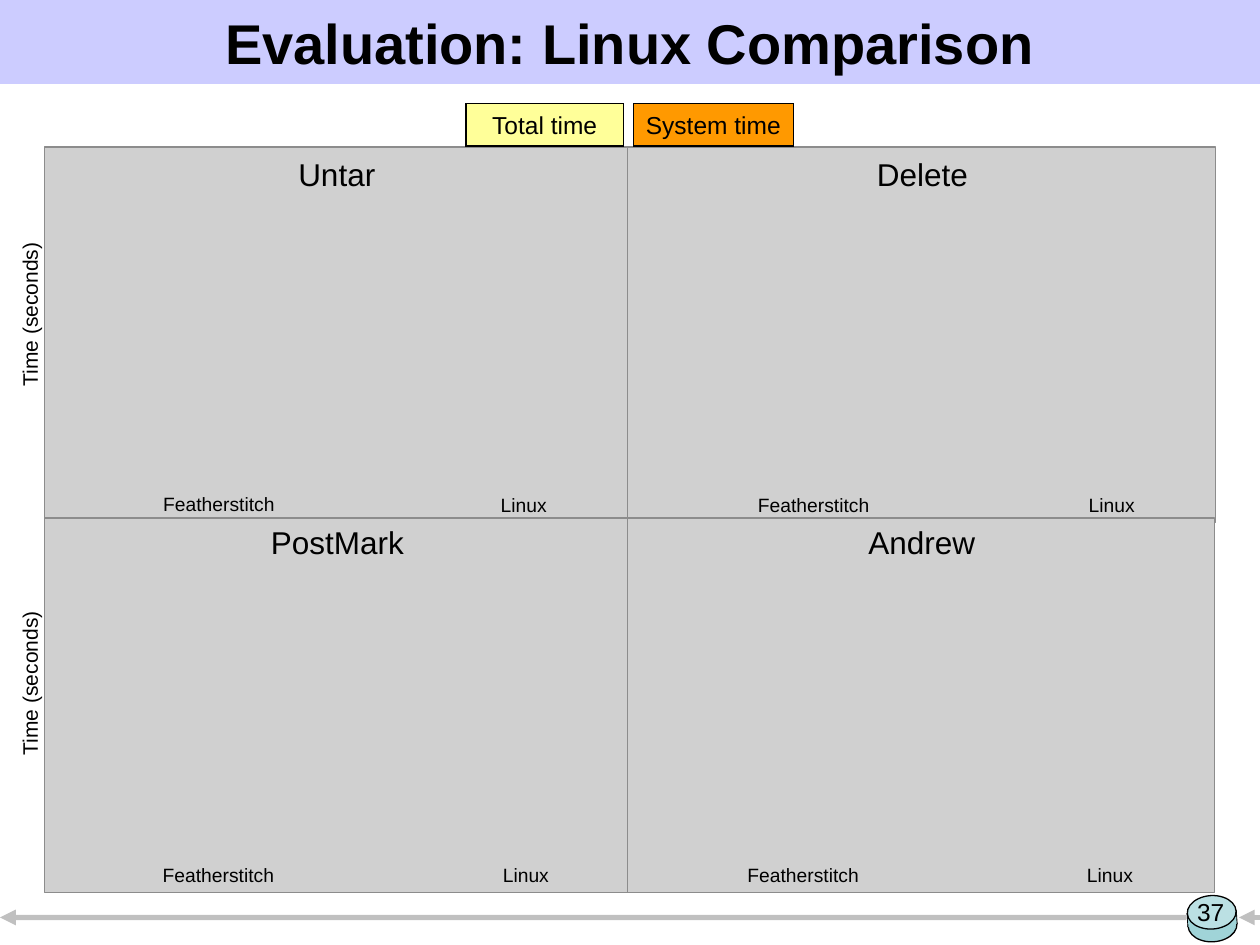
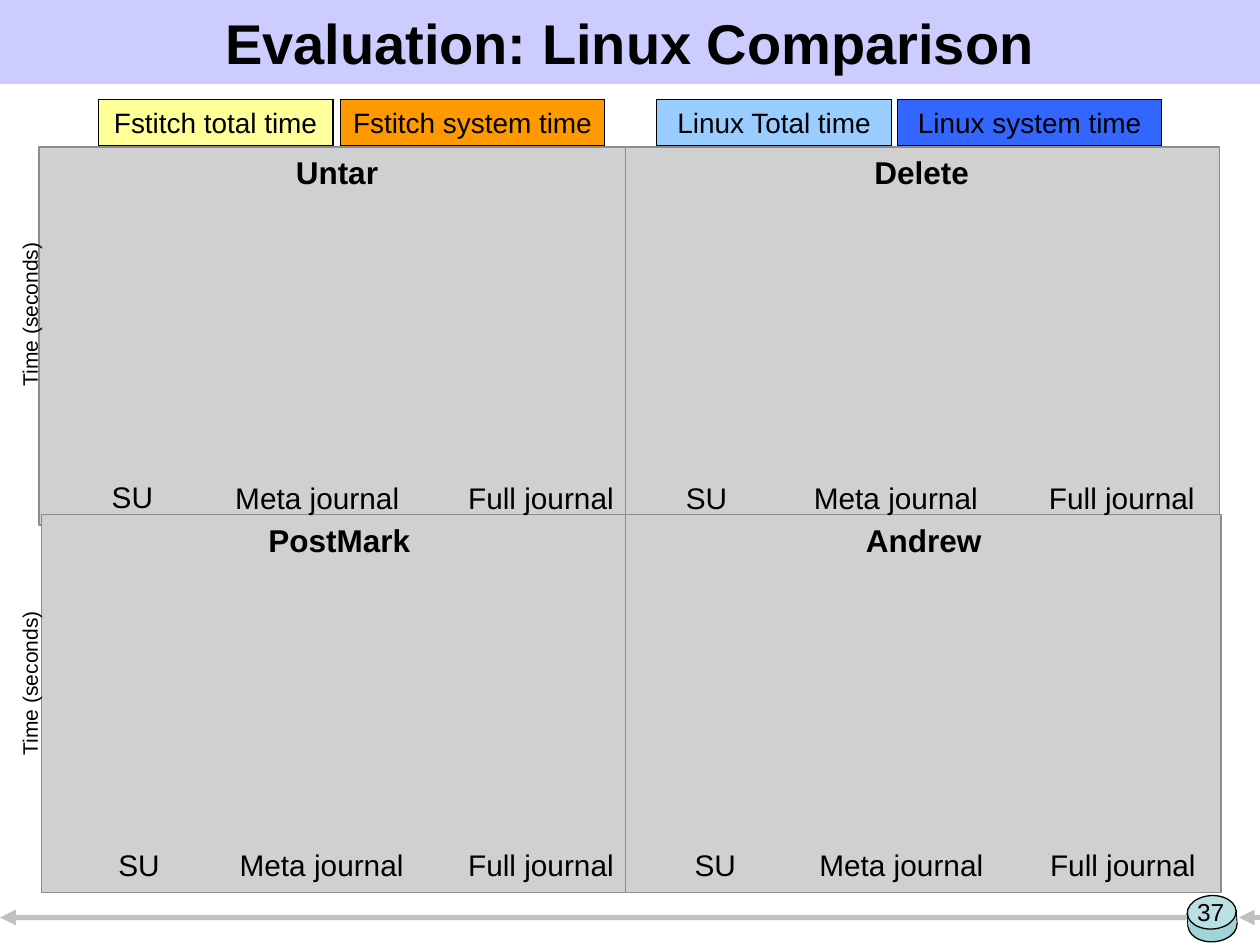
Before and after one commit to ucla-readable/fstitch-doc, a slide deck: slide 37 of sosp/pres.ppt. Drawn at 1260x945 pixels with LibreOffice and Linux fonts; fonts in the diff are those of the drawing; grey boxes stand for pictures. Boxes give left, top, right and bottom in pixels: in the first picture for what was removed or moved away, otherwise in the second. Text is boxed around its words. In the diff, an @@ line names an element or a change of style, - is before the commit and + after.

```diff
--- a/sosp/pres.ppt
+++ b/sosp/pres.ppt
@@ rectangle added at (x1=98, y1=100, x2=333, y2=146), fill #FFFF99, outline #000000 0.74 pt, 16 pt, text #000000 @@
+Fstitch total time
@@ rectangle "Fstitch system time" resized from (x1=634, y1=103, x2=794, y2=146) to (x1=340, y1=100, x2=604, y2=146) @@
@@ text in rectangle at (x1=353, y1=112, x2=592, y2=138): text changed; size 14 to 16 pt @@
-System time
+Fstitch system time
@@ rectangle "Linux Total time" resized from (x1=466, y1=103, x2=624, y2=146) to (x1=656, y1=100, x2=891, y2=146) @@
@@ rectangle "Linux Total time" at (x1=656, y1=100, x2=891, y2=146): fill #FFFF99 to #99CCFF @@
@@ text in rectangle at (x1=677, y1=112, x2=871, y2=134): text changed; size 14 to 16 pt @@
-Total time
+Linux Total time
@@ rectangle added at (x1=898, y1=100, x2=1163, y2=146), fill #3366FF, outline #000000 0.74 pt, 16 pt, text #000000 @@
+Linux system time
@@ picture resized from (x1=44, y1=147, x2=631, y2=520) to (x1=39, y1=147, x2=638, y2=525) @@
@@ picture resized from (x1=627, y1=147, x2=1216, y2=523) to (x1=625, y1=147, x2=1220, y2=525) @@
@@ text added at (x1=112, y1=487, x2=153, y2=509), 17 pt, text #000000 @@
+SU
@@ text removed at (x1=163, y1=497, x2=274, y2=511) @@
-Featherstitch
@@ text added at (x1=235, y1=487, x2=399, y2=514), 17 pt, text #000000 @@
+Meta journal
@@ text added at (x1=468, y1=487, x2=613, y2=514), 17 pt, text #000000 @@
+Full journal
@@ text removed at (x1=501, y1=498, x2=547, y2=512) @@
-Linux
@@ text added at (x1=686, y1=488, x2=727, y2=510), 17 pt, text #000000 @@
+SU
@@ text removed at (x1=758, y1=498, x2=869, y2=512) @@
-Featherstitch
@@ text added at (x1=814, y1=487, x2=977, y2=514), 17 pt, text #000000 @@
+Meta journal
@@ text added at (x1=1049, y1=487, x2=1194, y2=514), 17 pt, text #000000 @@
+Full journal
@@ text removed at (x1=1089, y1=498, x2=1135, y2=512) @@
-Linux
@@ picture resized from (x1=44, y1=518, x2=633, y2=892) to (x1=42, y1=514, x2=636, y2=892) @@
@@ bold on in 4 elements at (x1=874, y1=161, x2=968, y2=185), (x1=296, y1=162, x2=378, y2=185), (x1=866, y1=529, x2=981, y2=553), (x1=268, y1=529, x2=410, y2=553) @@
@@ picture resized from (x1=627, y1=518, x2=1215, y2=892) to (x1=625, y1=514, x2=1221, y2=892) @@
@@ text added at (x1=118, y1=855, x2=159, y2=877), 17 pt, text #000000 @@
+SU
@@ text removed at (x1=163, y1=868, x2=274, y2=882) @@
-Featherstitch
@@ text added at (x1=240, y1=854, x2=403, y2=882), 17 pt, text #000000 @@
+Meta journal
@@ text added at (x1=468, y1=854, x2=613, y2=882), 17 pt, text #000000 @@
+Full journal
@@ text removed at (x1=503, y1=868, x2=549, y2=882) @@
-Linux
@@ text added at (x1=695, y1=855, x2=736, y2=877), 17 pt, text #000000 @@
+SU
@@ text removed at (x1=747, y1=868, x2=858, y2=882) @@
-Featherstitch
@@ text added at (x1=819, y1=854, x2=983, y2=882), 17 pt, text #000000 @@
+Meta journal
@@ text added at (x1=1050, y1=854, x2=1195, y2=882), 17 pt, text #000000 @@
+Full journal
@@ text removed at (x1=1087, y1=868, x2=1133, y2=882) @@
-Linux
```
Also in this commit, not shown: 2 other slides changed, 1 other file.
